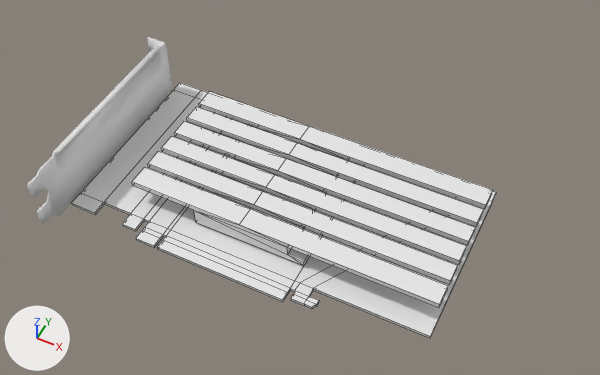
An edit to the Blender file computer parts/GPU Nvidia GeForce GTX 1650 Windforce GIGABYTE.blend, drawn before and after from the same camera.
Before and after are seen from a 50 mm camera at (0.24, -0.242, 0.314) aimed at (0.114, 0.01, -0.001). Arrows for +X, +Y and +Z are at lower left; the lights stay in place. Mesh edges are drawn as thin lines on the coarser meshes.

Before the edit, the objects in view are built like this:
```python
me_plane = bpy.data.meshes.new('Plane')
me_plane.from_pydata(...)  # 52 vertices, 30 faces; spans x -0.011..0.003, y -0.06..0.06, z -0.023..0.019
me_plane.polygons.foreach_set('use_smooth', [True] * 30)
me_plane.materials.append(mat_dark_metal_1)
me_plane_001 = bpy.data.meshes.new('Plane.001')
me_plane_001.from_pydata(...)  # 58 vertices, 34 faces; spans x 0.0..0.198, y -0.112..0.0, z 0.0
# faces by material slot: [32, 2]
me_plane_001.materials.append(mat_black_pcb)
me_plane_001.materials.append(mat_golden_contacts)
me_plane_002 = bpy.data.meshes.new('Plane.002')
me_plane_002.from_pydata(...)  # 132 vertices, 145 faces; spans x -0.064..0.105, y -0.039..0.039, z 0.0..0.013
me_plane_002.materials.append(mat_metal_1)
ob_heatsink = bpy.data.objects.new('heatsink', me_plane_002)
ob_heatsink.location = (0.097, 0.016, -0.0164)
ob_pcb = bpy.data.objects.new('pcb', me_plane_001)
ob_pcb.location = (0.0045, 0.067, -0.0195)
_m = ob_pcb.modifiers.new('Solidify', 'SOLIDIFY')
_m.thickness = 0.0016
_m.offset = 1.0
_m.use_even_offset = True
ob_pci_e_plate = bpy.data.objects.new('pci-e plate', me_plane)
ob_pci_e_plate.location = (0.002, 0.0, 0.0)
_m = ob_pci_e_plate.modifiers.new('Solidify', 'SOLIDIFY')
_m.thickness = 0.001
_m.use_even_offset = True
```
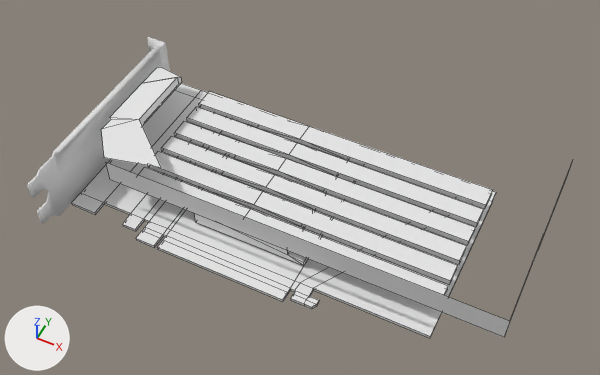
Commit message: Update GPU Nvidia GeForce GTX 1650 Windforce GIGABYTE.blend
begin plastic cover

What the commit changed:
Material 'chip' (mat_chip) is new.
Mesh me_plastic_cover is new.
It has 24 vertices, 11 faces, 2 loose edges and spans x -0.112..0.112, y -0.053..0.053, z -0.013..0.003.
It uses material mat_chip.
Object 'plastic cover' (ob_plastic_cover) is new; it shows me_plastic_cover.
Its location is (0.121, 0.0235, 0.0131).

Where the change shows, as pixel boxes [x1, y1, x2, y2] in the pictures (600 x 375 px):
'plastic cover', added
    after: [101, 68, 571, 337]
